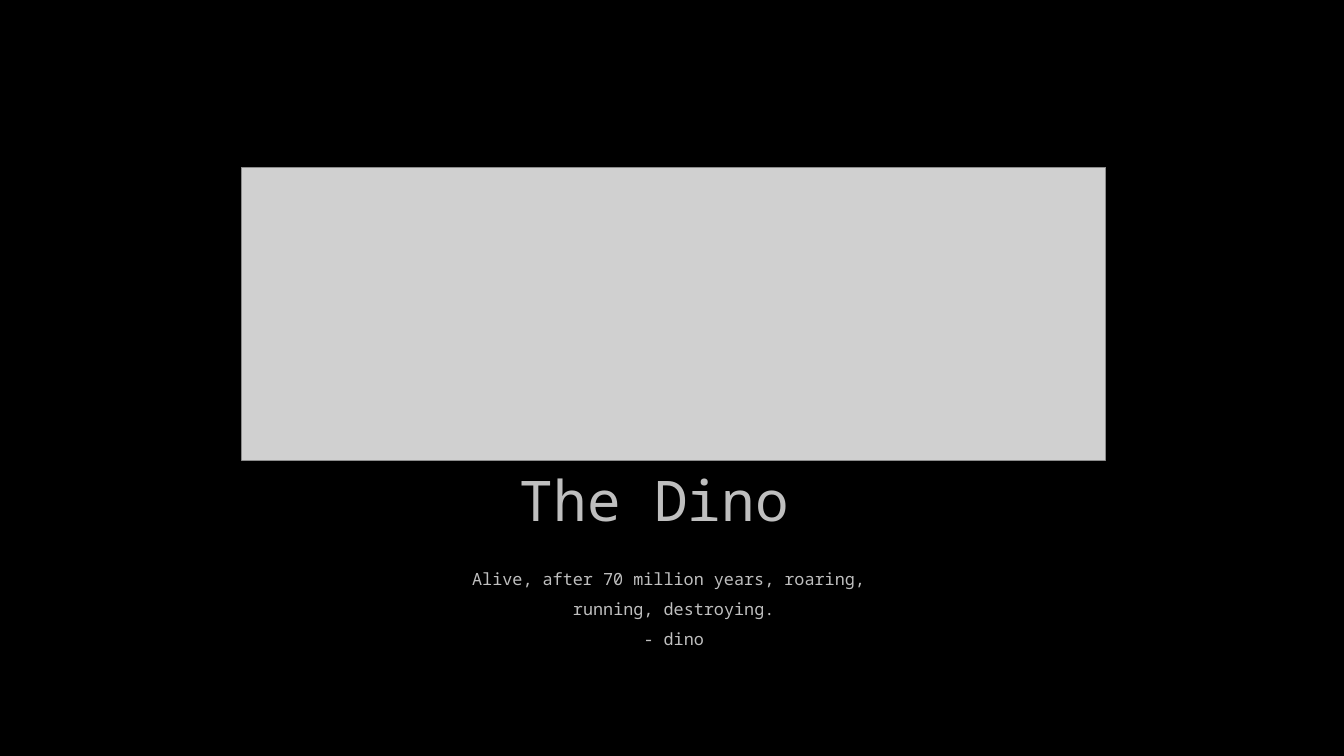
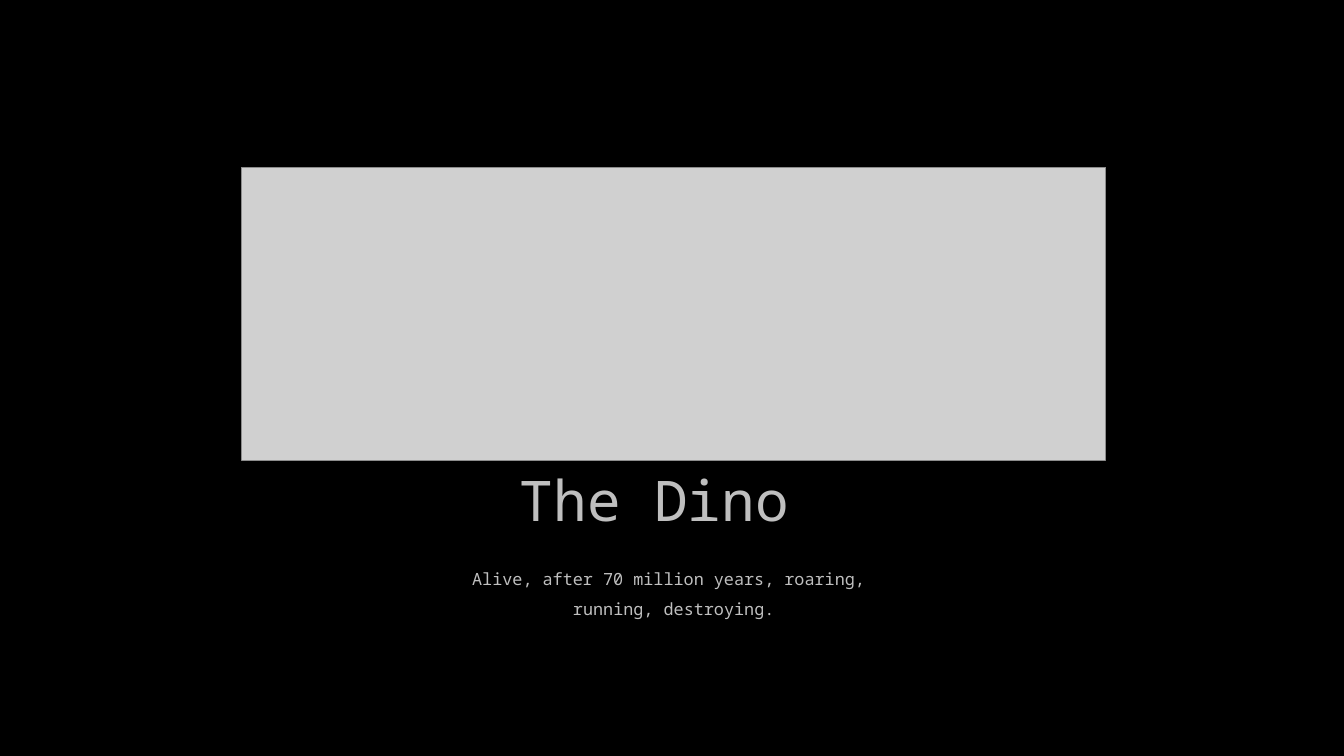
Before and after one commit to 257helloWorld/DinoGame, a slide deck: slide 1 of DInoGame.pptx. Drawn at 1344x756 pixels with LibreOffice and Linux fonts; fonts in the diff are those of the drawing; grey boxes stand for pictures. Boxes give left, top, right and bottom in pixels: in the first picture for what was removed or moved away, otherwise in the second. Text is boxed around its words. In the diff, an @@ line names an element or a change of style, - is before the commit and + after.

```diff
--- a/DInoGame.pptx
+++ b/DInoGame.pptx
@@ text at (664, 632, 704, 645): paragraph removed @@
-- dino
```
Also in this commit, not shown: 2 other slides changed.
